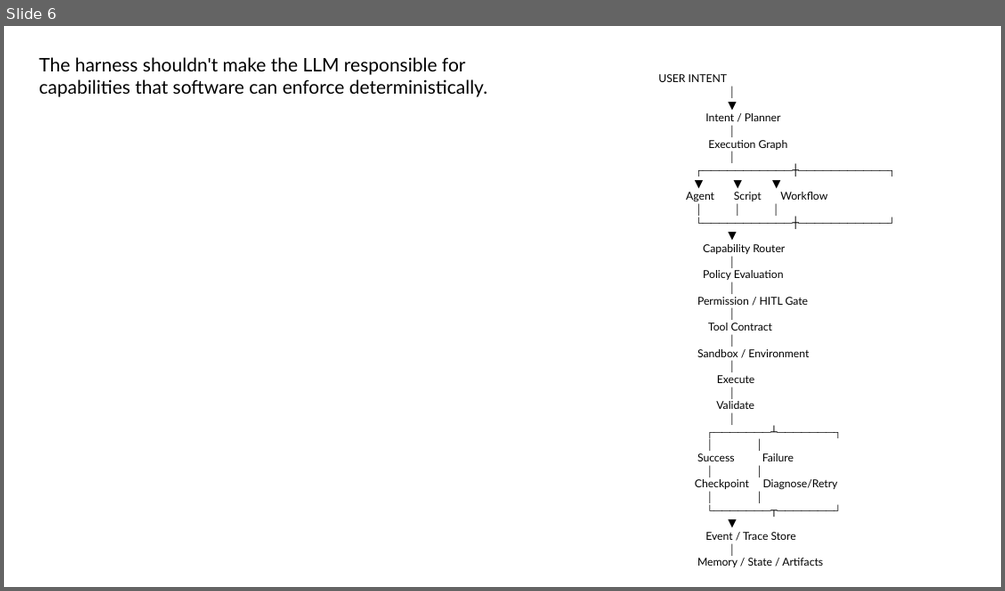
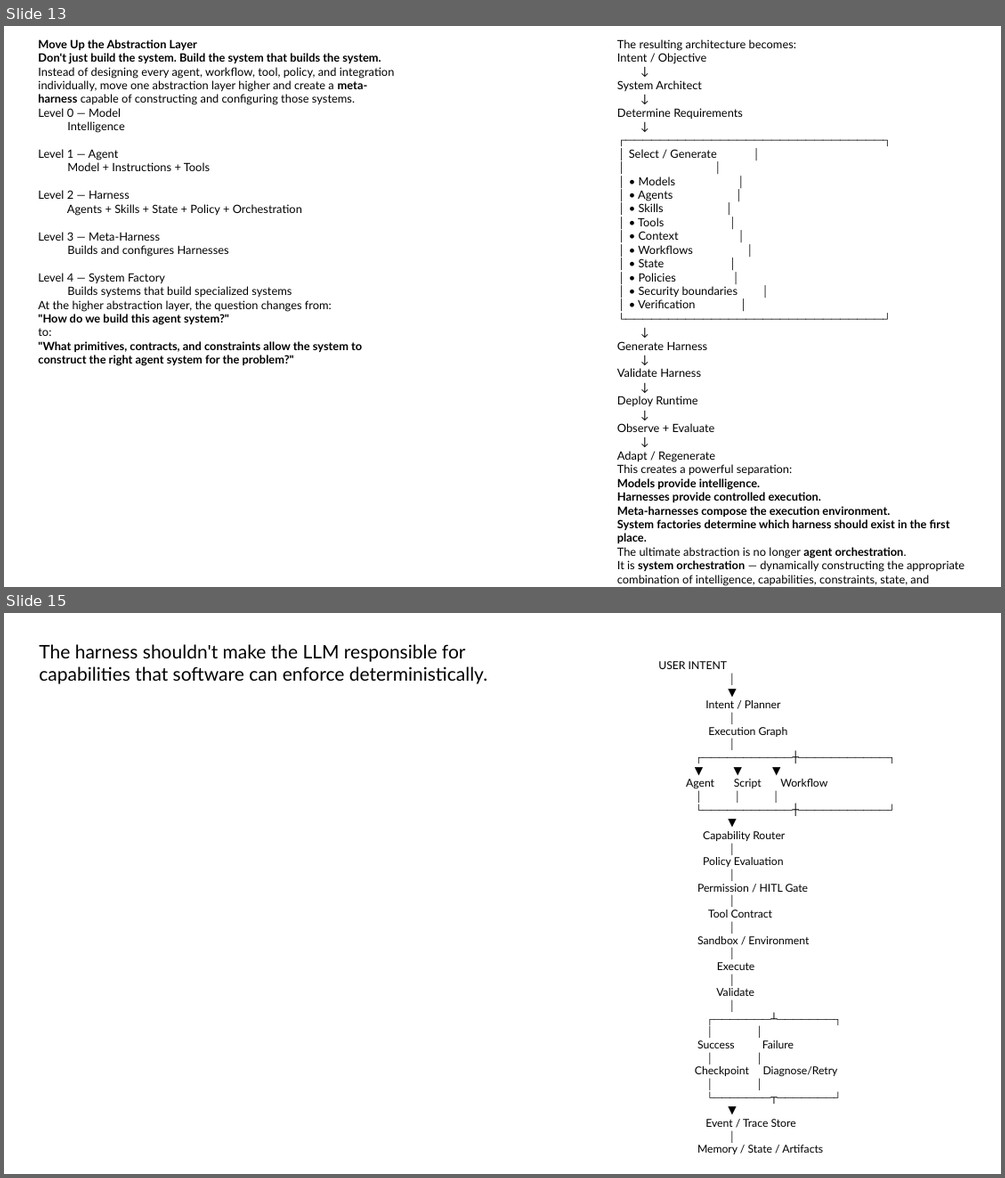
Before and after one commit to carlosmarte/knowledge-base-documentation, a slide deck: conference-presentations/agent-harness-sdks/LDE Agent SDK and Custom Agent Harness.pptx. Shown one above the other, each under a label of ours: slide 6 before the commit, slides 13 and 15 after it; the slides between them are not shown. The pictures are 1005x591 and 1005x1178 pixels, drawn with LibreOffice and Linux fonts; fonts in the diff are those of the drawing. Boxes give left, top, right and bottom in pixels: in the first picture for what was removed or moved away, otherwise in the second. Text is boxed around its words. In the diff, an @@ line names an element or a change of style, - is before the commit and + after.

```diff
--- a/conference-presentations/agent-harness-sdks/LDE Agent SDK and Custom Agent Harness.pptx
+++ b/conference-presentations/agent-harness-sdks/LDE Agent SDK and Custom Agent Harness.pptx
@@ slide 13 added at box(4, 26, 1001, 587), background #FFFFFF @@
@@ text added at box(38, 39, 395, 366), 11 pt, text #000000 @@
+Move Up the Abstraction Layer
+Don't just build the system. Build the system that builds the system.
+Instead of designing every agent, workflow, tool, policy, and integration individually, move one abstraction layer higher and create a meta-harness capable of constructing and configuring those systems.
+Level 0 — Model
+Intelligence
+Level 1 — Agent
+Model + Instructions + Tools
+Level 2 — Harness
+Agents + Skills + State + Policy + Orchestration
+Level 3 — Meta-Harness
+Builds and configures Harnesses
+Level 4 — System Factory
+Builds systems that build specialized systems
+At the higher abstraction layer, the question changes from:
+"How do we build this agent system?"
+to:
+"What primitives, contracts, and constraints allow the system to construct the right agent system for the problem?"
@@ text added at box(617, 39, 964, 585), 11 pt, text #000000 @@
+The resulting architecture becomes:
+Intent / Objective
+↓
+System Architect
+↓
+Determine Requirements
+↓
+┌──────────────────────────────┐
+│ Select / Generate │
+│ │
+│ • Models │
+│ • Agents │
+│ • Skills │
+│ • Tools │
+│ • Context │
+│ • Workflows │
+│ • State │
+│ • Policies │
+│ • Security boundaries │
+│ • Verification │
+└──────────────────────────────┘
+↓
+Generate Harness
+↓
+Validate Harness
+↓
+Deploy Runtime
+↓
+Observe + Evaluate
+↓
+Adapt / Regenerate
+This creates a powerful separation:
+Models provide intelligence.
+Harnesses provide controlled execution.
+Meta-harnesses compose the execution environment.
+System factories determine which harness should exist in the first place.
+The ultimate abstraction is no longer agent orchestration.
+It is system orchestration — dynamically constructing the appropriate combination of intelligence, capabilities, constraints, state, and execution architecture for a given objective.
@@ what was slide 6 is now slide 15 @@
```
Also in this commit, not shown: 2 slides changed, 10 other slides added.
